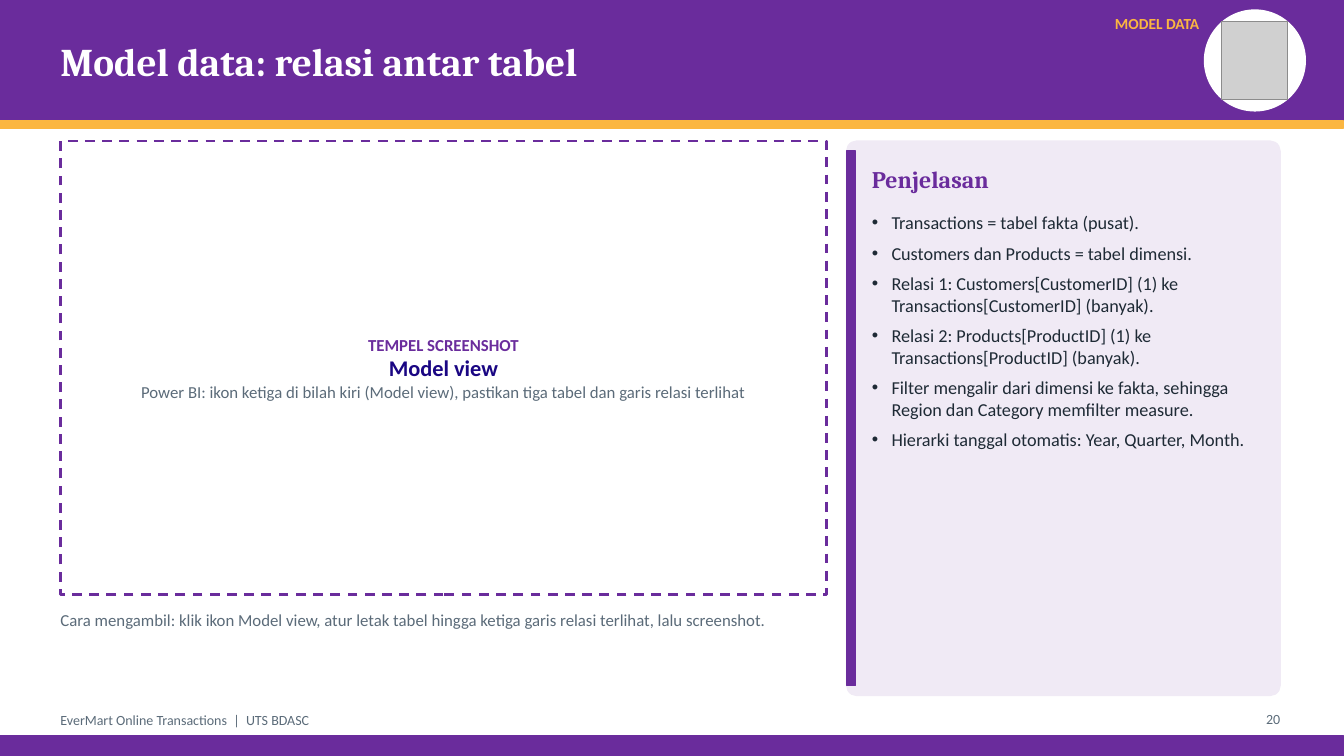
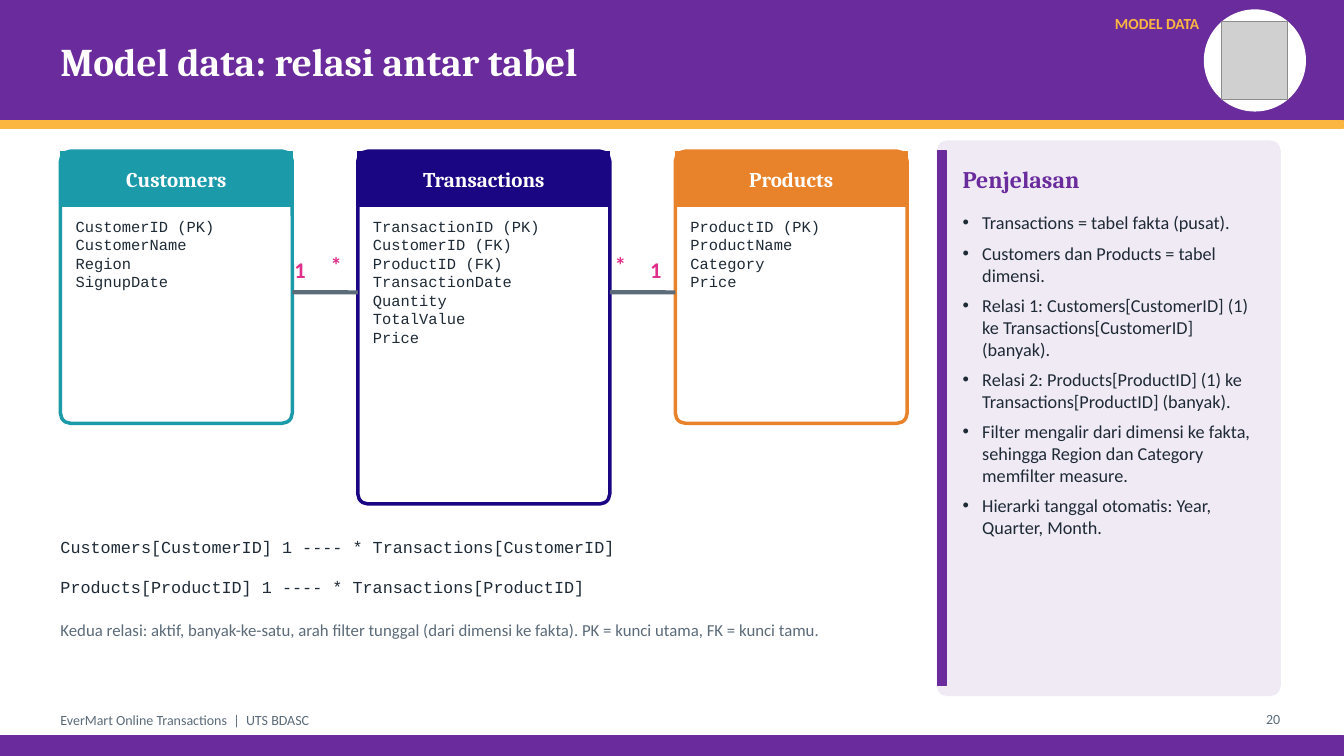
Before and after one commit to farhansech/EXACOUNT, a slide deck: slide 20 of output/EverMart_UTS_BDASC.pptx. Drawn at 1344x756 pixels with LibreOffice and Linux fonts; fonts in the diff are those of the drawing; grey boxes stand for pictures. Boxes give left, top, right and bottom in pixels: in the first picture for what was removed or moved away, otherwise in the second. Text is boxed around its words. In the diff, an @@ line names an element or a change of style, - is before the commit and + after.

```diff
--- a/output/EverMart_UTS_BDASC.pptx
+++ b/output/EverMart_UTS_BDASC.pptx
@@ rectangle removed at (x1=60, y1=141, x2=827, y2=595) @@
@@ rounded rectangle resized from (x1=847, y1=141, x2=1280, y2=696) to (x1=938, y1=141, x2=1280, y2=696) @@
@@ rounded rectangle at (x1=938, y1=141, x2=1280, y2=696): proportions changed @@
@@ rounded rectangle added at (x1=60, y1=151, x2=292, y2=423), fill #FFFFFF, outline #1B9AAA 2.5 pt @@
@@ rectangle added at (x1=60, y1=151, x2=292, y2=207), fill #1B9AAA, outline #1B9AAA 1 pt @@
@@ text added at (x1=126, y1=173, x2=226, y2=188), 15 pt, text #FFFFFF, bold @@
+Customers
@@ rounded rectangle added at (x1=358, y1=151, x2=610, y2=504), fill #FFFFFF, outline #1A0683 2.5 pt @@
@@ rectangle added at (x1=358, y1=151, x2=610, y2=207), fill #1A0683, outline #1A0683 1 pt @@
@@ text added at (x1=423, y1=172, x2=544, y2=187), 15 pt, text #FFFFFF, bold @@
+Transactions
@@ rounded rectangle added at (x1=676, y1=151, x2=907, y2=423), fill #FFFFFF, outline #E8832B 2.5 pt @@
@@ rectangle added at (x1=676, y1=151, x2=907, y2=207), fill #E8832B, outline #E8832B 1 pt @@
@@ text added at (x1=749, y1=172, x2=833, y2=187), 15 pt, text #FFFFFF, bold @@
+Products
@@ rectangle moved from (x1=847, y1=151, x2=856, y2=686) to (x1=938, y1=151, x2=947, y2=686) @@
@@ text "Penjelasan" moved from (x1=872, y1=171, x2=989, y2=193) to (x1=963, y1=171, x2=1080, y2=193) @@
@@ text added at (x1=76, y1=221, x2=214, y2=290), 11 pt, text #1E2A35 @@
+CustomerID (PK)
+CustomerName
+Region
+SignupDate
@@ text added at (x1=373, y1=221, x2=540, y2=343), 11 pt, text #1E2A35 @@
+TransactionID (PK)
+CustomerID (FK)
+ProductID (FK)
+TransactionDate
+Quantity
+TotalValue
+Price
@@ text added at (x1=690, y1=221, x2=820, y2=287), 11 pt, text #1E2A35 @@
+ProductID (PK)
+ProductName
+Category
+Price
@@ text "Transactions = tabel fakta (pusat)." rewrapped from (x1=892, y1=216, x2=1245, y2=449) to (x1=982, y1=216, x2=1250, y2=537) @@
@@ text added at (x1=294, y1=263, x2=305, y2=278), 16 pt, text #E02F8A, bold @@
+1
@@ text added at (x1=331, y1=247, x2=361, y2=282), 16 pt, text #E02F8A, bold @@
+*
@@ text added at (x1=615, y1=247, x2=645, y2=282), 16 pt, text #E02F8A, bold @@
+*
@@ text added at (x1=650, y1=263, x2=661, y2=278), 16 pt, text #E02F8A, bold @@
+1
@@ line added from (292, 292) to (358, 292), #5B6B79 3 pt @@
@@ line added from (610, 292) to (676, 292), #5B6B79 3 pt @@
@@ text removed at (x1=141, y1=340, x2=745, y2=401) @@
-TEMPEL SCREENSHOT
-Model view
-Power BI: ikon ketiga di bilah kiri (Model view), pastikan tiga tabel dan garis relasi terlihat
@@ text added at (x1=60, y1=541, x2=615, y2=557), 12 pt, text #1E2A35 @@
+Customers[CustomerID] 1 ---- * Transactions[CustomerID]
@@ text added at (x1=60, y1=581, x2=585, y2=597), 12 pt, text #1E2A35 @@
+Products[ProductID] 1 ---- * Transactions[ProductID]
@@ text removed at (x1=60, y1=614, x2=765, y2=629) @@
-Cara mengambil: klik ikon Model view, atur letak tabel hingga ketiga garis relasi terlihat, lalu screenshot.
@@ text added at (x1=60, y1=624, x2=819, y2=639), 12 pt, text #5B6B79 @@
+Kedua relasi: aktif, banyak-ke-satu, arah filter tunggal (dari dimensi ke fakta). PK = kunci utama, FK = kunci tamu.
```
Also in this commit, not shown: 1 other file.
